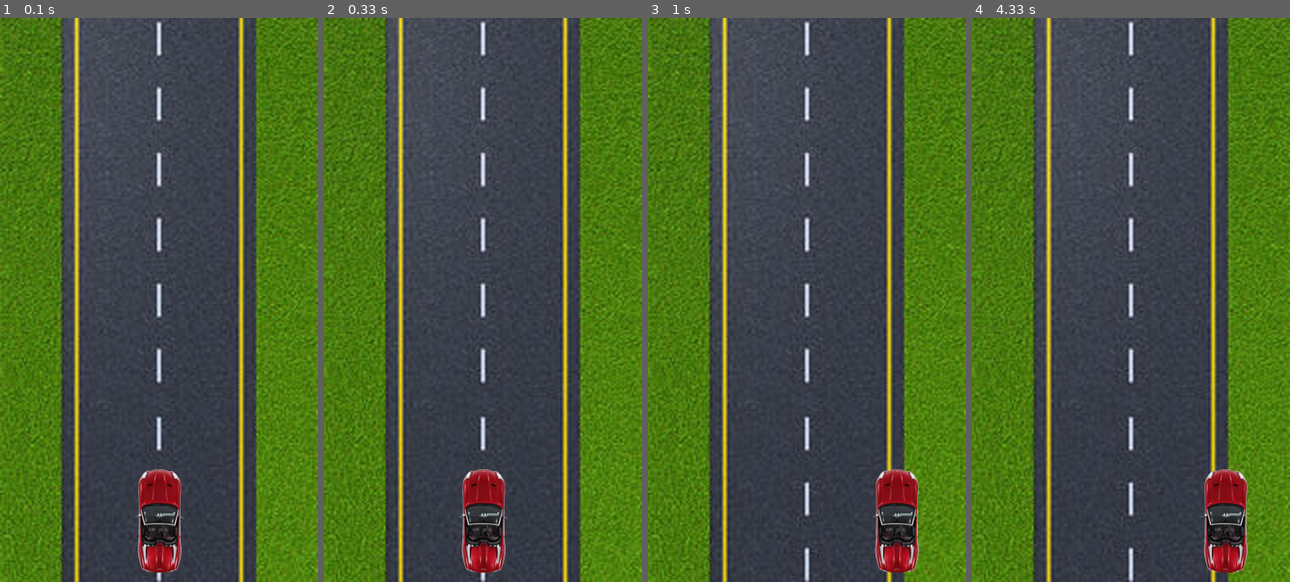
Above: before the commit, frames 1-4 (left to right).
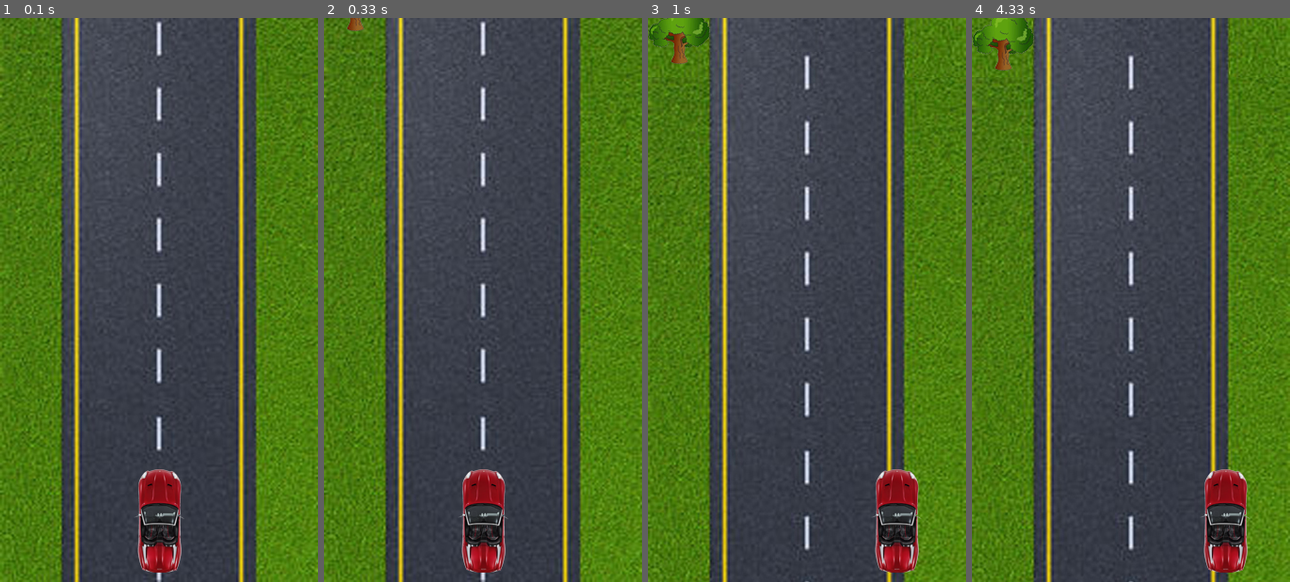
Above: after the commit, the same moments.

Repository: fahad80/RaceCar_pygame
Game: pygame game, started from pygameFirst.py
Two runs of this game, one before a commit and one after it. Both use one fixed random seed, a clock stepped at 60 frames per second and the inputs below.
Inputs:
- Up to frame 1 (0.1 s): no input
- Up to frame 2 (0.33 s): no input
- Up to frame 3 (1 s): hold Right 0.33-0.8 s; hold Right from 0.83 s (still down)
- Up to frame 4 (4.33 s): release Right at 1.3 s; hold Right 1.33-1.87 s; hold Left 3-3.47 s; hold Right 3.5-3.97 s; hold Right from 4 s (still down)

Frame 1 is identical in both runs. In frame 2, 0.1% of the frame differs, in the area x 7-13%, y 0-3%; in frame 3, 7.4%; in frame 4, 7.5%, in the area x 0-100%, y 0-100%.

Commit message:
Moving tree and moving road added!

Diff:
--- a/pygameFirst.py
+++ b/pygameFirst.py
@@ -1,6 +1,7 @@
 import os
 import pygame
 import time
+import random
 
 
 pygame.init()
@@ -13,10 +14,15 @@
 
 # Load Images
 carImg  = pygame.image.load(os.path.join("image","Racecar2.png"))
-roadImg = pygame.image.load(os.path.join("image","Road.jpg"))
+roadImg = []
+roadImg.append(pygame.image.load(os.path.join("image","Road1.jpg")))
+roadImg.append(pygame.image.load(os.path.join("image","Road2.jpg")))
+treeImg = []
+treeImg.append(pygame.image.load(os.path.join("image","tree2.png")))
+treeImg.append(pygame.image.load(os.path.join("image","tree3.png")))
 
 (car_width, car_height) = carImg.get_rect().size
-(display_width, display_height) = roadImg.get_rect().size
+(display_width, display_height) = roadImg[0].get_rect().size
 
 # Initialize Display
 pygame.display.set_caption('RaceCar')
@@ -31,8 +37,11 @@
 def drawCar(x,y):
     gameDisplay.blit(carImg,(x,y))
 
-def drawRoad(x,y):
-    gameDisplay.blit(roadImg,(x,y))
+def drawRoad(x,y, roadNum):
+    gameDisplay.blit(roadImg[roadNum],(x,y))
+
+def drawTree(x,y,treeNum):
+    gameDisplay.blit(treeImg[treeNum],(x,y))
 
 def displayMsgCenter(text):
     largeText = font.render(text, True, BLACK)
@@ -46,14 +55,24 @@
 def gameLoop():
     carX = gameDisplay.get_rect().centerx - (int)(car_width/2)
     carY = (display_height - car_height - 10)
-    roadX = 0
-    roadY = 0
+
+    roadNum = 0
+    roadX   = 0
+    roadY   = 0
+
+    treeNum = random.randrange(0, 100)%2
+    treeX   = 0
+    treeY   = 0 -(treeImg[treeNum].get_rect().size[1])
+
 
     x_change = 0
+    ticks=pygame.time.get_ticks() #starter tick
 
     while True:
         # Draw and Update
-        drawRoad(roadX, roadY)
+
+        drawRoad(roadX, roadY, roadNum)
+        drawTree(treeX,treeY, treeNum)
         drawCar(carX, carY)
         pygame.display.update()
         clock.tick(30)
@@ -76,6 +95,17 @@
             displayMsgCenter("You Crashed!!!")
             carX = gameDisplay.get_rect().centerx - (int)(car_width/2)
             carY = (display_height - car_height - 10)
+            treeX   = 0
+            treeY   = 0 -(treeImg[treeNum].get_rect().size[1])
+
+        if(pygame.time.get_ticks() - ticks) > 100:
+            roadNum ^= 1
+            treeY += 7
+            if treeY > display_height:
+                treeY = 0 -(treeImg[treeNum].get_rect().size[1])
+                treeNum = random.randrange(0, 100)%2
+
+            ticks=pygame.time.get_ticks()
 
 
 
Renamed: image/Road.jpg -> image/Road1.jpg
Binary file added: image/Road2.jpg
Binary file added: image/tree1.png
Binary file added: image/tree2.png
Binary file added: image/tree3.png
